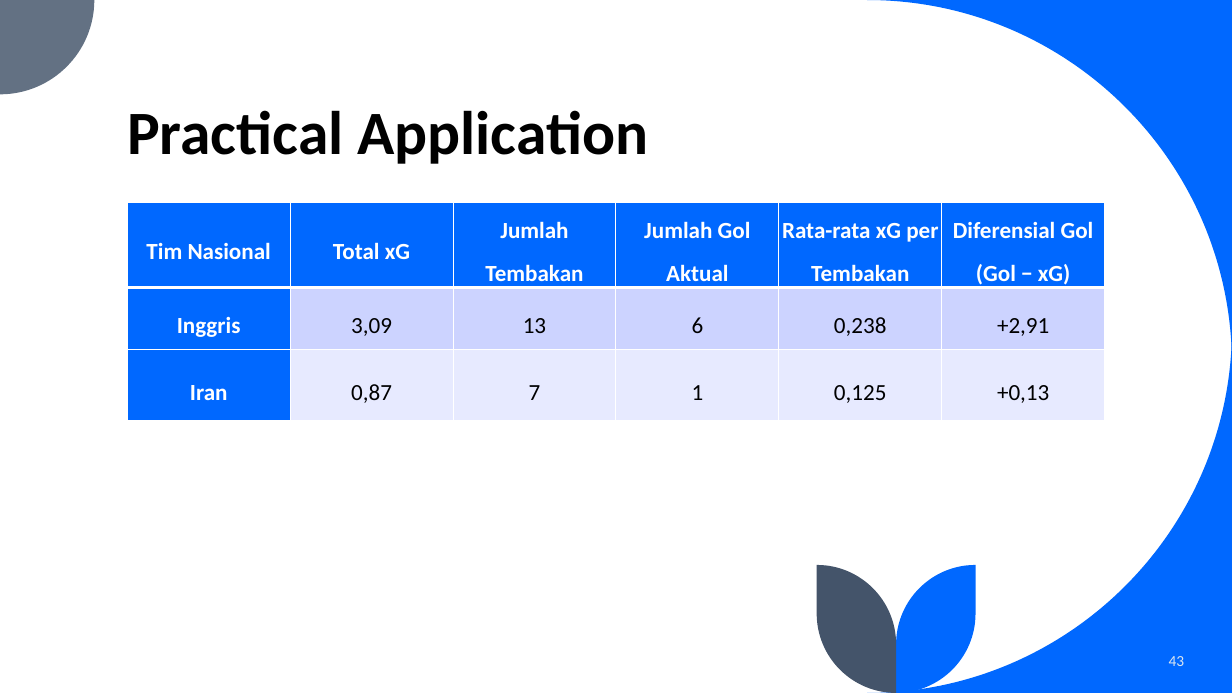
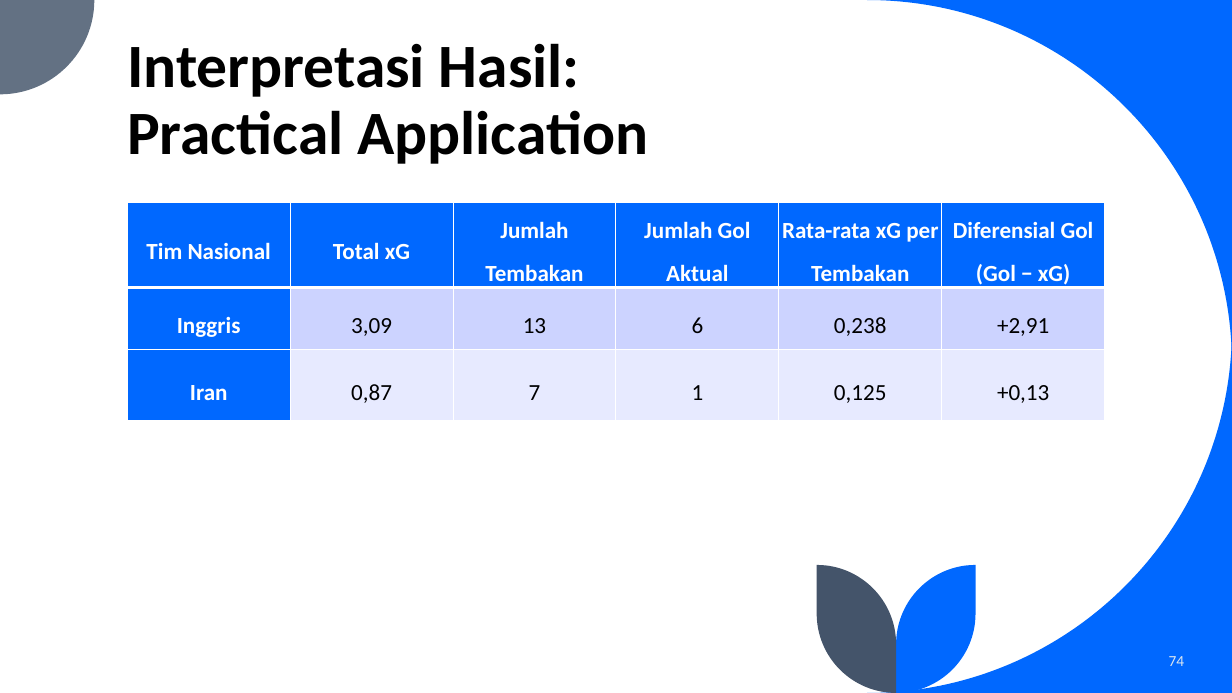
Before and after one commit to fadhilra101/skripsi, a slide deck: slide 74 of ppt/PPT SEMHAS Fadhil Raihan Akbar 11210930000101.pptx (slide 43 before the commit). Drawn at 1232x693 pixels with LibreOffice and Linux fonts; fonts in the diff are those of the drawing. Boxes give left, top, right and bottom in pixels: in the first picture for what was removed or moved away, otherwise in the second. Text is boxed around its words. In the diff, an @@ line names an element or a change of style, - is before the commit and + after.

```diff
--- a/ppt/PPT SEMHAS Fadhil Raihan Akbar 11210930000101.pptx
+++ b/ppt/PPT SEMHAS Fadhil Raihan Akbar 11210930000101.pptx
@@ title at [127,43,648,164]: text changed @@
-Practical Application
+Interpretasi Hasil:
+Practical Application
@@ page number at [1169,656,1185,666]: text changed @@
-43
+74
```
Also in this commit, not shown: 28 other slides changed, 33 slides added, 2 slides removed, 3 other files.
